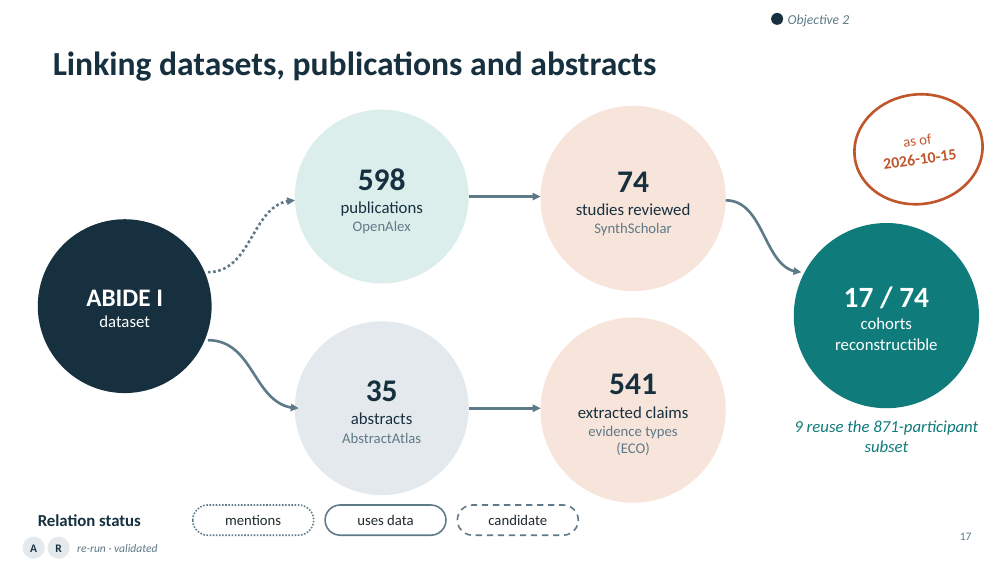
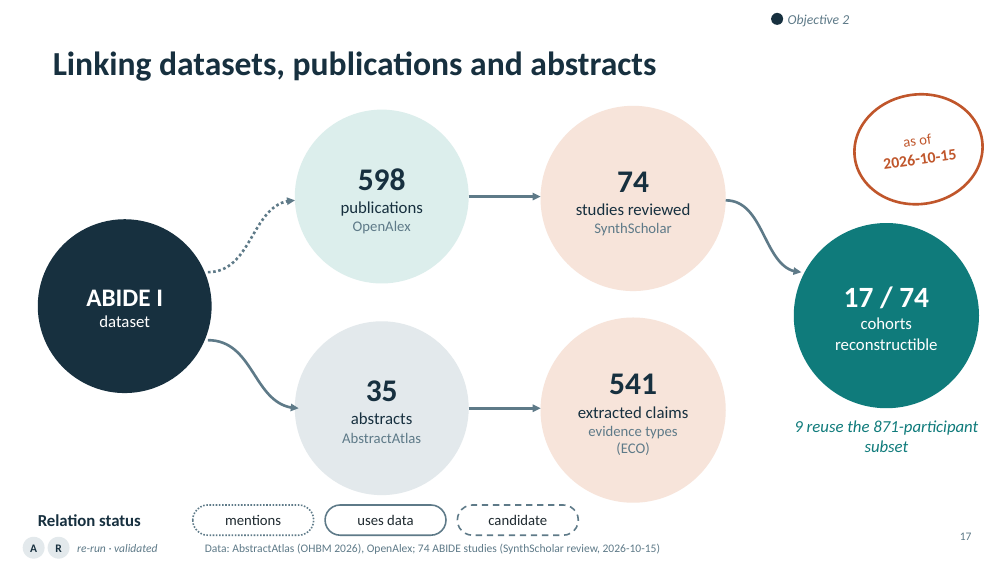
Before and after one commit to ReproNim/llm-workshop-kg, a slide deck: slide 17 of slides/Knowledge_Graphs_Skills_Neuroimaging_v4.pptx. Drawn at 1008x567 pixels with LibreOffice and Linux fonts; fonts in the diff are those of the drawing. Boxes give left, top, right and bottom in pixels: in the first picture for what was removed or moved away, otherwise in the second. Text is boxed around its words. In the diff, an @@ line names an element or a change of style, - is before the commit and + after.

```diff
--- a/slides/Knowledge_Graphs_Skills_Neuroimaging_v4.pptx
+++ b/slides/Knowledge_Graphs_Skills_Neuroimaging_v4.pptx
@@ text added at bbox=[205, 544, 660, 554], 11 pt, text #5E7A88 @@
+Data: AbstractAtlas (OHBM 2026), OpenAlex; 74 ABIDE studies (SynthScholar review, 2026-10-15)
```
Also in this commit, not shown: 53 other slides changed, 2 slides added, 2 slides removed, 1 other file.
